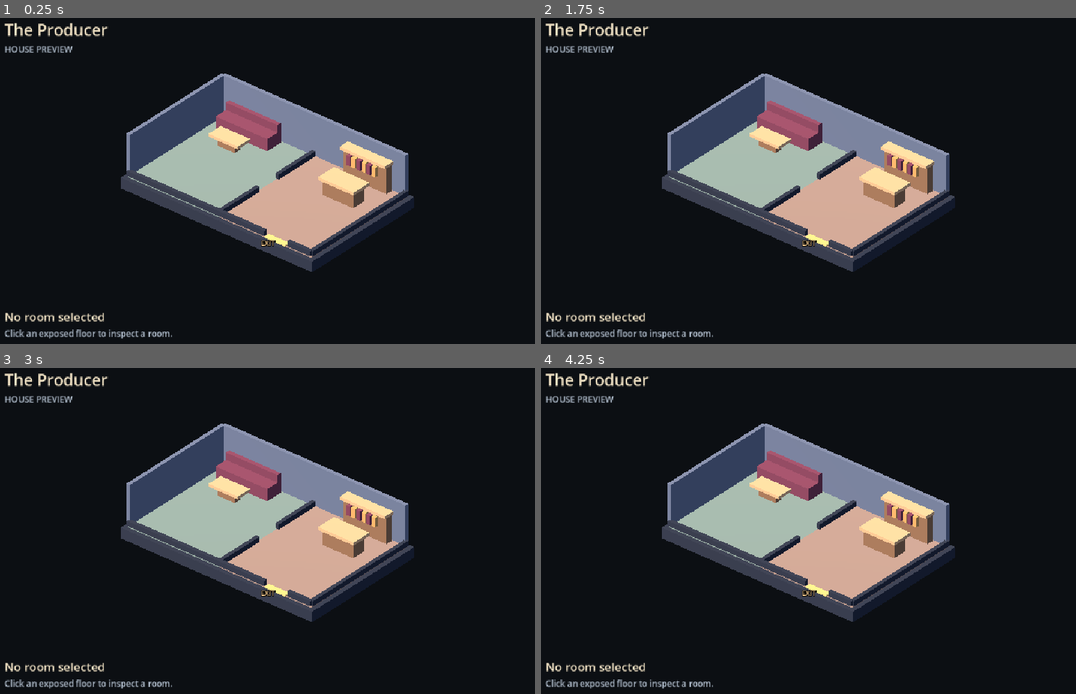
Above: before the commit, frames 1-4 (two rows, left to right).
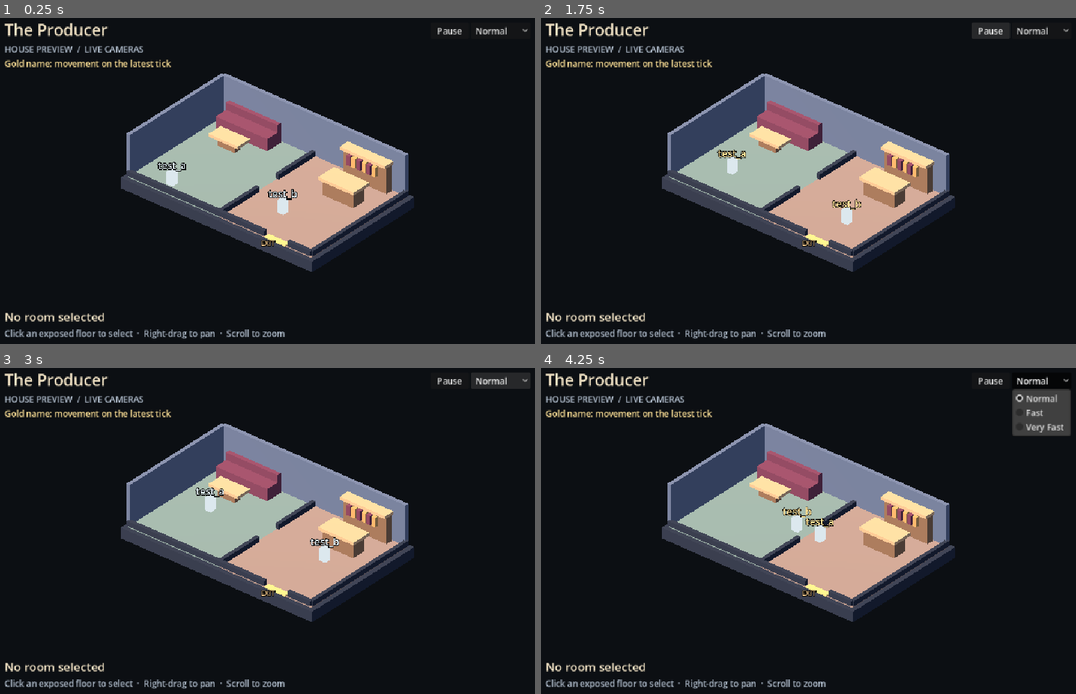
Above: after the commit, the same moments.

Repository: williamwhorton/The-Producer
Game: Godot game, scene res://main.tscn
Two runs of this game, one before a commit and one after it. Both use one fixed random seed, a clock stepped at 60 frames per second and the inputs below.
Inputs (mouse positions are in pixels of both pictures, inside the frame that each line leads up to):
- Up to frame 1 (0.25 s): no input
- Up to frame 2 (1.75 s): click (990, 31) at 0.5 s, where only the run after the commit has a clickable "Pause"; click (990, 31) at 1.25 s, where only the run after the commit has a clickable "Resume"
- Up to frame 3 (3 s): click (502, 381) at 2 s, where only the run after the commit has a clickable "Normal"; click (502, 381) at 2.75 s, where only the run after the commit has a clickable "Normal"
- Up to frame 4 (4.25 s): click (1043, 381) at 3.5 s, where only the run after the commit has a clickable "Normal"

The runs differ from the first frame. In frame 1, 1.5% of the frame differs, in the area x 0-99%, y 2-99%; in frame 2, 1.8%; in frame 3, 2.0%; in frame 4, 3.1%.

Commit message:
Connect the production dollhouse to live camera observations (#40)

Diff:
--- a/game/main.gd
+++ b/game/main.gd
@@ -2,21 +2,57 @@
 
 const HousePreview = preload("res://observation/house_preview.gd")
 const ScenarioLoader = preload("res://simulation/scenario_loader.gd")
+const Scheduler = preload("res://simulation/event_scheduler.gd")
+const ContestantRuntime = preload("res://simulation/contestant_runtime.gd")
+const ObservationProjector = preload("res://observation/observation_projector.gd")
+
+# Provisional preview timing, independent of the simulation rules.
+const TICK_USEC := 500_000
+const FAST_RATE := 2
+const VERY_FAST_RATE := 4
+const PREVIEW_SEED := 21
+
+var _clock: Scheduler
+var _runtime: ContestantRuntime
 
 
 func _ready() -> void:
 	var result := ScenarioLoader.load_file(ScenarioLoader.DEFAULT_PATH)
 	if not result.error.is_empty():
 		push_error("Cannot launch house preview: " + result.error)
+		set_process(false)
 		get_tree().quit(1)
 		return
 
 	var parameters: Dictionary = result.scenario.parameters
+	var projector := ObservationProjector.new(result.scenario.surveillance.camera_rooms, [])
+	_clock = Scheduler.new(PREVIEW_SEED, TICK_USEC, FAST_RATE, VERY_FAST_RATE)
+	_runtime = ContestantRuntime.new(result.scenario.cast, _clock, {}, {}, {},
+			parameters.required_exit_id, {}, projector)
+
 	var show_navigation := "--show-navigation" in OS.get_cmdline_user_args()
 	$Dollhouse.show_plan(HousePreview.floor_plan(
 			show_navigation, parameters.navigation_example_start, parameters.required_exit_id))
 	$Dollhouse.room_selected.connect(_show_room)
+	$HouseHUD.pause_changed.connect(_clock.set_paused)
+	$HouseHUD.speed_changed.connect(_set_speed)
 	_show_room(&"")
+	_show_camera_snapshot()
+
+
+func _process(delta: float) -> void:
+	var previous_tick := _clock.current_tick()
+	_clock.advance(roundi(delta * 1_000_000.0))
+	if _clock.current_tick() != previous_tick:
+		_show_camera_snapshot()
+
+
+func _set_speed(index: int) -> void:
+	_clock.set_speed(Scheduler.Speed.values()[index])
+
+
+func _show_camera_snapshot() -> void:
+	$Dollhouse.show_contestants(_runtime.camera_snapshot().contestants)
 
 
 func _show_room(room_id: StringName) -> void:
--- /dev/null
+++ b/game/tests/live_dollhouse.gd
@@ -0,0 +1,119 @@
+extends SceneTree
+
+const Main = preload("res://main.gd")
+const Runtime = preload("res://simulation/contestant_runtime.gd")
+const World = preload("res://world/dollhouse.gd")
+const Loader = preload("res://simulation/scenario_loader.gd")
+
+var _failures := 0
+
+
+func _initialize() -> void:
+	_run.call_deferred()
+
+
+func _run() -> void:
+	if change_scene_to_file(ProjectSettings.get_setting("application/run/main_scene")) != OK:
+		push_error("Cannot load the configured main scene")
+		quit(1)
+		return
+	await scene_changed
+
+	var main: Main = current_scene
+	main.set_process(false)
+	var world: World = main.get_node("Dollhouse")
+	var markers: Node3D = world.get_node("Contestants")
+	var pause_button: Button = main.get_node("HouseHUD/TimeControls/Pause")
+	var speed_button: OptionButton = main.get_node("HouseHUD/TimeControls/Speed")
+	var scenario: Dictionary = Loader.load_file(Loader.DEFAULT_PATH).scenario
+	var step := Main.TICK_USEC / 1_000_000.0
+
+	_check(main._runtime.camera_snapshot().contestants.size() == scenario.cast.size()
+			and scenario.cast.size() >= 2, "the authored cast is initially visible")
+	_check_frame(world, main._runtime.camera_snapshot())
+	var initial_a: Vector3 = world._contestant_markers[&"test_a"].position
+	_check(speed_button.get_item_text(0) == "Normal" and speed_button.get_item_text(1) == "Fast"
+			and speed_button.get_item_text(2) == "Very Fast", "the HUD offers all approved speeds")
+
+	# Send a real HUD click, then drive the same process callback with exact
+	# elapsed values so engine frame timing cannot affect the checks.
+	await process_frame
+	_click(pause_button)
+	main._process(step * 8)
+	_check(main._clock.current_tick() == 0 and pause_button.text == "Resume",
+			"the HUD pauses the scheduler, even with a large elapsed time")
+	_check_frame(world, main._runtime.camera_snapshot())
+	_click(pause_button)
+	main._process(step)
+	_check(main._clock.current_tick() == 1 and pause_button.text == "Pause",
+			"the HUD resumes at normal speed without catching up paused time")
+	_check(world._contestant_markers[&"test_a"].position == initial_a,
+			"choosing a private activity is not visible as moving")
+	_check_frame(world, main._runtime.camera_snapshot())
+
+	speed_button.get_popup().index_pressed.emit(1)
+	main._process(step)
+	_check(main._clock.current_tick() == 3 and world._contestant_markers[&"test_a"].position != initial_a,
+			"Fast advances two ticks and the normal scene refreshes the marker")
+	_check_frame(world, main._runtime.camera_snapshot())
+	speed_button.get_popup().index_pressed.emit(2)
+	main._process(step)
+	_check(main._clock.current_tick() == 7, "Very Fast advances four ticks")
+	_check_frame(world, main._runtime.camera_snapshot())
+
+	# Privileged fixture: cause an existing autonomous departure through
+	# perception, without adding a player command or modifying the shipped cast.
+	var camera_before := main._runtime.camera_snapshot()
+	var cue_cell: Vector3i = scenario.cast[&"test_a"].start_cell
+	main._runtime._actors[&"test_a"].stay_motivation = 1
+	main._runtime.perceive_event(cue_cell, Runtime.Cue.STAGING_EVIDENCE, [&"test_a"])
+	main._runtime.perceive_event(cue_cell, Runtime.Cue.CHRONIC_PRESSURE, [&"test_a"])
+	main._runtime.perceive_event(cue_cell, Runtime.Cue.STARTLE, [&"test_a"])
+	_check(main._runtime.camera_snapshot() == camera_before,
+			"private cue, appraisal and pressure produce no immediate visual disclosure")
+	_check_frame(world, camera_before)
+	speed_button.get_popup().index_pressed.emit(0)
+	for i in range(24):
+		main._process(step)
+		_check_frame(world, main._runtime.camera_snapshot())
+		if not world._contestant_markers.has(&"test_a"):
+			break
+	_check(markers.get_child_count() == 1 and world._contestant_markers.has(&"test_b")
+			and main._runtime._departed.has(&"test_a"),
+			"the scene removes the marker immediately when camera coverage ends on departure")
+
+	if _failures == 0:
+		print("PASS: live dollhouse positions and activity, time controls, and observation isolation")
+	quit(0 if _failures == 0 else 1)
+
+
+func _check_frame(world: World, frame: Dictionary) -> void:
+	_check(world.get_node("Contestants").get_child_count() == frame.contestants.size(),
+			"only currently projected contestants have scene markers")
+	for entry: Dictionary in frame.contestants:
+		var marker: Node3D = world._contestant_markers.get(entry.contestant_id)
+		var cell: Vector3i = entry.location.cell
+		_check(marker != null and marker.position == Vector3(cell.x + 0.5, 0, cell.z),
+				"marker follows the projected cell")
+		if marker != null:
+			var label: Label3D = marker.get_node("Identity")
+			_check(label.text == String(entry.contestant_id), "marker text contains only the projected ID")
+			var color := World.MOVING_COLOR if entry.activity == &"moving" else World.STATIONARY_COLOR
+			_check(label.modulate == color, "movement feedback reflects projected activity")
+
+
+func _click(button: Button) -> void:
+	var event := InputEventMouseButton.new()
+	event.button_index = MOUSE_BUTTON_LEFT
+	event.position = button.get_global_rect().get_center()
+	event.pressed = true
+	root.push_input(event, true)
+	event = event.duplicate()
+	event.pressed = false
+	root.push_input(event, true)
+
+
+func _check(passed: bool, description: String) -> void:
+	if not passed:
+		_failures += 1
+		push_error("FAIL: " + description)
--- a/game/tests/smoke.gd
+++ b/game/tests/smoke.gd
@@ -50,20 +50,39 @@
 	_check(_hits_wall(space, Vector3(1.5, 0.1, 2.3), Vector3(1.5, 0.1, 2.8)),
 			"front wall still blocks the adjacent crossing")
 
+	var original_position := camera.position
+	var original_size := camera.size
+	var drag := InputEventMouseMotion.new()
+	drag.position = Vector2(520, 320)
+	drag.button_mask = MOUSE_BUTTON_MASK_RIGHT
+	drag.relative = Vector2(50, 30)
+	root.push_input(drag, true)
+	_check(camera.position != original_position, "right-drag pans the orthographic camera")
+	_mouse_button(MOUSE_BUTTON_WHEEL_UP, Vector2(520, 320))
+	_check(camera.size < original_size, "scrolling up zooms in")
+	_mouse_button(MOUSE_BUTTON_WHEEL_DOWN, Vector2(520, 320))
+	_check(is_equal_approx(camera.size, original_size), "scrolling down zooms back out")
+	await _click(camera.unproject_position(Vector3(-1.60, 0, 0.85)))
+	_check(room.text == "Parlor", "floor selection still works after moving the camera")
+
 	if _failures == 0:
-		print("PASS: configured main scene, room picking, doorway, exit, and route overlay")
+		print("PASS: configured main scene, room picking, pan/zoom, doorway, exit, and route overlay")
 	quit(0 if _failures == 0 else 1)
 
 
 func _click(position: Vector2) -> void:
+	_mouse_button(MOUSE_BUTTON_LEFT, position)
+	# physics_frame is emitted before Node._physics_process().
+	await physics_frame
+	await physics_frame
+
+
+func _mouse_button(button: MouseButton, position: Vector2) -> void:
 	var event := InputEventMouseButton.new()
-	event.button_index = MOUSE_BUTTON_LEFT
+	event.button_index = button
 	event.pressed = true
 	event.position = position
 	root.push_input(event, true)
-	# physics_frame is emitted before Node._physics_process().
-	await physics_frame
-	await physics_frame
 
 
 func _hits_wall(space: PhysicsDirectSpaceState3D, from: Vector3, to: Vector3) -> bool:
--- a/game/ui/house_hud.gd
+++ b/game/ui/house_hud.gd
@@ -1,7 +1,21 @@
 extends CanvasLayer
 
+signal pause_changed(paused: bool)
+signal speed_changed(index: int)
+
 @onready var _room: Label = $Footer/Room
+@onready var _pause: Button = $TimeControls/Pause
+
+
+func _ready() -> void:
+	_pause.toggled.connect(_set_paused)
+	$TimeControls/Speed.item_selected.connect(speed_changed.emit)
 
 
 func show_room(room_name: String) -> void:
 	_room.text = "No room selected" if room_name.is_empty() else room_name
+
+
+func _set_paused(paused: bool) -> void:
+	_pause.text = "Resume" if paused else "Pause"
+	pause_changed.emit(paused)
--- a/game/ui/house_hud.tscn
+++ b/game/ui/house_hud.tscn
@@ -17,7 +17,36 @@
 
 [node name="Subtitle" type="Label" parent="Heading"]
 theme_override_colors/font_color = Color(0.70, 0.75, 0.81, 1)
-text = "HOUSE PREVIEW"
+text = "HOUSE PREVIEW  /  LIVE CAMERAS"
+
+[node name="Activity" type="Label" parent="Heading"]
+theme_override_colors/font_color = Color(1, 0.886, 0.592, 1)
+text = "Gold name: movement on the latest tick"
+
+[node name="TimeControls" type="HBoxContainer" parent="."]
+anchor_left = 1.0
+anchor_right = 1.0
+offset_left = -222.0
+offset_top = 28.0
+offset_right = -28.0
+alignment = 2
+mouse_filter = 2
+
+[node name="Pause" type="Button" parent="TimeControls"]
+custom_minimum_size = Vector2(72, 0)
+toggle_mode = true
+text = "Pause"
+
+[node name="Speed" type="OptionButton" parent="TimeControls"]
+custom_minimum_size = Vector2(108, 0)
+item_count = 3
+selected = 0
+popup/item_0/text = "Normal"
+popup/item_0/id = 0
+popup/item_1/text = "Fast"
+popup/item_1/id = 1
+popup/item_2/text = "Very Fast"
+popup/item_2/id = 2
 
 [node name="Footer" type="VBoxContainer" parent="."]
 anchor_top = 1.0
@@ -33,4 +62,4 @@
 
 [node name="Hint" type="Label" parent="Footer"]
 theme_override_colors/font_color = Color(0.70, 0.75, 0.81, 1)
-text = "Click an exposed floor to inspect a room."
+text = "Click an exposed floor to select  ·  Right-drag to pan  ·  Scroll to zoom"
--- a/game/world/dollhouse.gd
+++ b/game/world/dollhouse.gd
@@ -4,14 +4,18 @@
 
 const NO_ROOM := &""
 const SELECTION_COLOR := Color("#a8814f")
+const STATIONARY_COLOR := Color("#dce8ee")
+const MOVING_COLOR := Color("#ffe297")
 
 var _floors: Dictionary[StringName, MeshInstance3D] = {}
+var _contestant_markers: Dictionary[StringName, Node3D] = {}
 var _selection_material := StandardMaterial3D.new()
 var _selected := NO_ROOM
 var _pending_click := false
 var _click_position := Vector2.ZERO
 
 @onready var _camera: Camera3D = $Camera3D
+@onready var _initial_camera_size: float = _camera.size
 
 
 func _ready() -> void:
@@ -42,10 +46,68 @@
 		_draw_route(plan.example_route)
 
 
+func show_contestants(observed: Array[Dictionary]) -> void:
+	var missing := _contestant_markers.keys()
+	var cell_counts: Dictionary[Vector3i, int] = {}
+	for entry: Dictionary in observed:
+		var id: StringName = entry.contestant_id
+		var cell: Vector3i = entry.location.cell
+		var marker := _contestant_markers.get(id) as Node3D
+		if marker == null:
+			marker = _add_contestant_marker(id)
+			_contestant_markers[id] = marker
+		missing.erase(id)
+		marker.position = _cell_center(cell)
+
+		# Contestant routes can cross or share a cell. Stack the labels
+		# without displacing the projected positions.
+		var label: Label3D = marker.get_node("Identity")
+		var rank: int = cell_counts.get(cell, 0)
+		label.offset.y = rank * 53.0
+		cell_counts[cell] = rank + 1
+		label.modulate = MOVING_COLOR if entry.activity == &"moving" else STATIONARY_COLOR
+
+	for id: StringName in missing:
+		var marker: Node3D = _contestant_markers[id]
+		$Contestants.remove_child(marker)
+		marker.queue_free()
+		_contestant_markers.erase(id)
+
+
+func _add_contestant_marker(id: StringName) -> Node3D:
+	var marker := Node3D.new()
+	$Contestants.add_child(marker)
+	_mesh_box(marker, Vector3(0, 0.25, 0), Vector3(0.26, 0.5, 0.26), STATIONARY_COLOR, true)
+	var label := Label3D.new()
+	label.name = "Identity"
+	label.text = String(id)
+	label.position.y = 0.73
+	label.billboard = BaseMaterial3D.BILLBOARD_ENABLED
+	label.font_size = 48
+	label.pixel_size = 0.007
+	# This label represents the composite camera feed, even behind a prop.
+	label.no_depth_test = true
+	marker.add_child(label)
+	return marker
+
+
 func _unhandled_input(event: InputEvent) -> void:
-	if event is InputEventMouseButton and event.button_index == MOUSE_BUTTON_LEFT and event.pressed:
-		_click_position = event.position
-		_pending_click = true
+	if event is InputEventMouseMotion and event.button_mask & MOUSE_BUTTON_MASK_RIGHT:
+		var units_per_pixel := _camera.size / get_viewport().get_visible_rect().size.y
+		var axes := _camera.transform.basis
+		_camera.position += (axes.y * event.relative.y - axes.x * event.relative.x) * units_per_pixel
+		get_viewport().set_input_as_handled()
+	elif event is InputEventMouseButton and event.pressed:
+		match event.button_index:
+			MOUSE_BUTTON_LEFT:
+				_click_position = event.position
+				_pending_click = true
+			MOUSE_BUTTON_WHEEL_UP, MOUSE_BUTTON_WHEEL_DOWN:
+				var factor := 1.1 if event.button_index == MOUSE_BUTTON_WHEEL_UP else 1.0 / 1.1
+				_camera.size = clampf(_camera.size / factor,
+						_initial_camera_size / 1.8, _initial_camera_size / 0.55)
+			_:
+				return
 		get_viewport().set_input_as_handled()
 
 
--- a/game/world/dollhouse.tscn
+++ b/game/world/dollhouse.tscn
@@ -16,6 +16,8 @@
 current = true
 size = 11.5
 
+[node name="Contestants" type="Node3D" parent="."]
+
 [node name="WorldEnvironment" type="WorldEnvironment" parent="."]
 environment = SubResource("Environment_house")
 
Not shown, added: game/tests/live_dollhouse.gd.uid
Not shown, changed: game/tests/headless.sh
